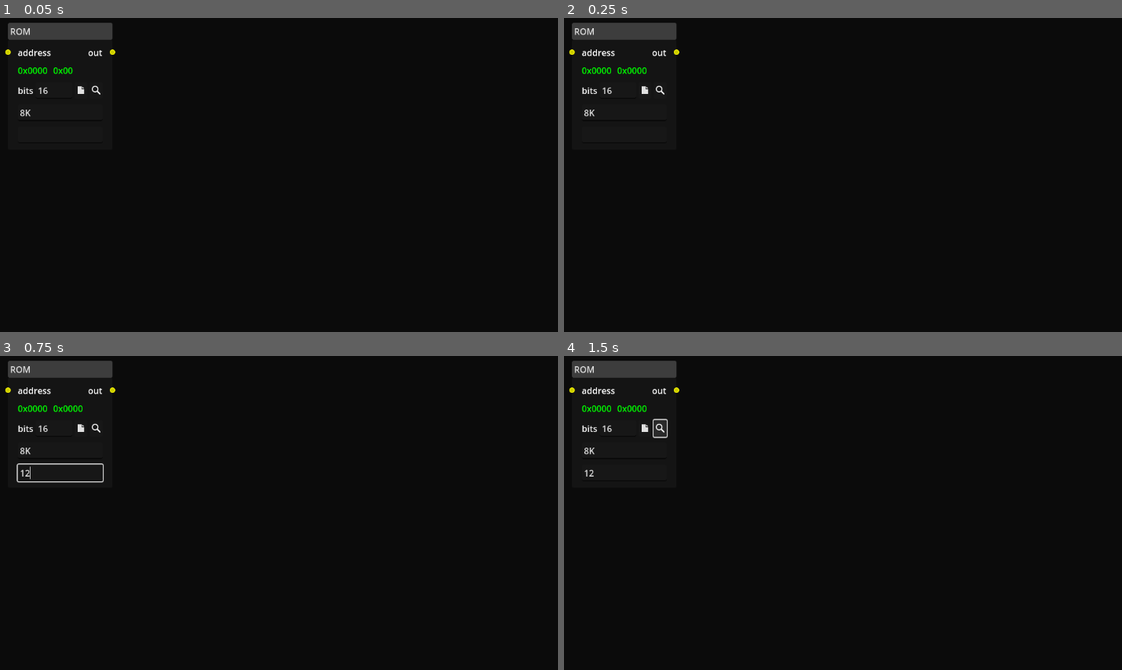
Above: before the commit, frames 1-4 (two rows, left to right).
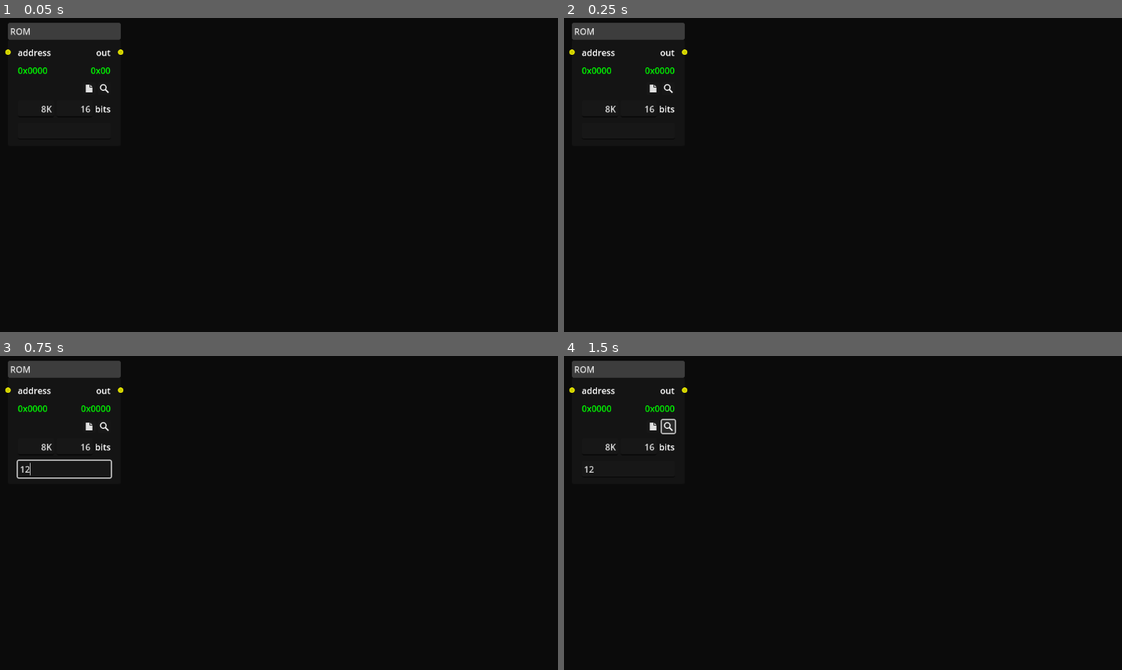
Above: after the commit, the same moments.

Repository: andrew-wilkes/logic-simulator-2
Game: Godot game, scene res://parts/ROM.tscn
Two runs of this game, one before a commit and one after it. Both use one fixed random seed, a clock stepped at 60 frames per second and the inputs below. This scene is started directly instead of the project's main scene.
Inputs (mouse positions are in pixels of both pictures, inside the frame that each line leads up to; where the layout moved, square brackets give the same spot in the first picture):
- Up to frame 1 (0.05 s): no input
- Up to frame 2 (0.25 s): no input
- Up to frame 3 (0.75 s): click (61, 472) at 0.52 s; type "12" at 0.6 s
- Up to frame 4 (1.5 s): click (670, 425) [658, 428] at 1.25 s

The runs differ from the first frame. In frame 1, 0.5% of the frame differs, in the area x 3-23%, y 1-32%; in frame 2, 0.6%; in frame 3, 1.0%, in the area x 2-23%, y 1-41%; in frame 4, 0.7%.
Error in both runs: Invalid call. Nonexistent function 'open_memory_manager' in base 'Object (Controller)'. (res://parts/ROM.gd:50)

Commit message:
Add Inspect button to RAM part

Diff:
--- a/src/parts/RAM.gd
+++ b/src/parts/RAM.gd
@@ -33,7 +33,7 @@
 
 func show_bits():
 		%Bits.text = str(data.bits)
-		$Size.text = data.size
+		%Size.text = data.size
 
 
 func evaluate_output_level(port, level):
@@ -83,3 +83,7 @@
 func update_display():
 	%Address.text = get_display_hex_value(current_address)
 	%Data.text = get_display_hex_value(values[current_address])
+
+
+func _on_inspect_button_pressed():
+	controller.open_memory_manager(self)
--- a/src/parts/RAM.tscn
+++ b/src/parts/RAM.tscn
@@ -1,12 +1,13 @@
-[gd_scene load_steps=3 format=3 uid="uid://fq11eexr4mqb"]
+[gd_scene load_steps=4 format=3 uid="uid://fq11eexr4mqb"]
 
 [ext_resource type="PackedScene" uid="uid://b1q1tvqg3cnqm" path="res://scenes/simple_highlighted_text_entry.tscn" id="2_6s67a"]
+[ext_resource type="Texture2D" uid="uid://cw2tglp5libd3" path="res://assets/parts/inspect.png" id="2_lsi0j"]
 [ext_resource type="Script" path="res://parts/RAM.gd" id="3_5jrxe"]
 
 [node name="RAM" type="GraphNode"]
 offset_left = 44.0
 offset_top = 50.0
-offset_right = 180.0
+offset_right = 251.0
 offset_bottom = 352.0
 mouse_filter = 1
 title = "RAM"
@@ -14,21 +15,21 @@
 slot/0/left_type = 1
 slot/0/left_color = Color(1, 1, 0, 1)
 slot/0/left_icon = null
-slot/0/right_enabled = true
+slot/0/right_enabled = false
 slot/0/right_type = 1
 slot/0/right_color = Color(1, 1, 0, 1)
 slot/0/right_icon = null
 slot/0/draw_stylebox = true
-slot/1/left_enabled = false
+slot/1/left_enabled = true
 slot/1/left_type = 1
 slot/1/left_color = Color(1, 1, 0, 1)
 slot/1/left_icon = null
-slot/1/right_enabled = false
+slot/1/right_enabled = true
 slot/1/right_type = 1
 slot/1/right_color = Color(1, 1, 0, 1)
 slot/1/right_icon = null
 slot/1/draw_stylebox = true
-slot/2/left_enabled = true
+slot/2/left_enabled = false
 slot/2/left_type = 1
 slot/2/left_color = Color(1, 1, 0, 1)
 slot/2/left_icon = null
@@ -37,9 +38,9 @@
 slot/2/right_color = Color(0, 0, 1, 1)
 slot/2/right_icon = null
 slot/2/draw_stylebox = true
-slot/3/left_enabled = false
-slot/3/left_type = 1
-slot/3/left_color = Color(1, 1, 0, 1)
+slot/3/left_enabled = true
+slot/3/left_type = 0
+slot/3/left_color = Color(1, 1, 1, 1)
 slot/3/left_icon = null
 slot/3/right_enabled = false
 slot/3/right_type = 0
@@ -55,7 +56,7 @@
 slot/4/right_color = Color(1, 1, 1, 1)
 slot/4/right_icon = null
 slot/4/draw_stylebox = true
-slot/5/left_enabled = true
+slot/5/left_enabled = false
 slot/5/left_type = 0
 slot/5/left_color = Color(1, 1, 1, 1)
 slot/5/left_icon = null
@@ -73,33 +74,19 @@
 slot/6/right_color = Color(1, 1, 1, 1)
 slot/6/right_icon = null
 slot/6/draw_stylebox = true
-slot/7/left_enabled = false
-slot/7/left_type = 0
-slot/7/left_color = Color(1, 1, 1, 1)
-slot/7/left_icon = null
-slot/7/right_enabled = false
-slot/7/right_type = 0
-slot/7/right_color = Color(1, 1, 1, 1)
-slot/7/right_icon = null
-slot/7/draw_stylebox = true
-slot/8/left_enabled = false
-slot/8/left_type = 0
-slot/8/left_color = Color(1, 1, 1, 1)
-slot/8/left_icon = null
-slot/8/right_enabled = false
-slot/8/right_type = 0
-slot/8/right_color = Color(1, 1, 1, 1)
-slot/8/right_icon = null
-slot/8/draw_stylebox = true
 script = ExtResource("3_5jrxe")
+
+[node name="L1" type="Label" parent="."]
+layout_mode = 2
+text = "in"
 
 [node name="HB" type="HBoxContainer" parent="."]
 layout_mode = 2
 tooltip_text = "Address"
 
-[node name="L1" type="Label" parent="HB"]
+[node name="L" type="Label" parent="HB"]
 layout_mode = 2
-text = "in"
+text = "address"
 
 [node name="L2" type="Label" parent="HB"]
 layout_mode = 2
@@ -107,20 +94,10 @@
 text = "out"
 horizontal_alignment = 2
 
-[node name="Data" type="Label" parent="."]
-unique_name_in_owner = true
+[node name="HB3" type="HBoxContainer" parent="."]
 layout_mode = 2
-tooltip_text = "Data"
-mouse_filter = 1
-theme_override_colors/font_color = Color(0, 1, 0, 1)
-text = "0x00"
-horizontal_alignment = 2
 
-[node name="L" type="Label" parent="."]
-layout_mode = 2
-text = "address"
-
-[node name="Address" type="Label" parent="."]
+[node name="Address" type="Label" parent="HB3"]
 unique_name_in_owner = true
 layout_mode = 2
 tooltip_text = "Address"
@@ -128,33 +105,56 @@
 theme_override_colors/font_color = Color(0, 1, 0, 1)
 text = "0x0000"
 
+[node name="Data" type="Label" parent="HB3"]
+unique_name_in_owner = true
+layout_mode = 2
+size_flags_horizontal = 3
+tooltip_text = "Data"
+mouse_filter = 1
+theme_override_colors/font_color = Color(0, 1, 0, 1)
+text = "0x00"
+horizontal_alignment = 2
+
 [node name="L2" type="Label" parent="."]
 layout_mode = 2
 text = "load"
 
-[node name="L3" type="Label" parent="."]
+[node name="HB4" type="HBoxContainer" parent="."]
 layout_mode = 2
+
+[node name="L3" type="Label" parent="HB4"]
+layout_mode = 2
+size_flags_horizontal = 3
 text = "clk"
+
+[node name="InspectButton" type="Button" parent="HB4"]
+layout_mode = 2
+tooltip_text = "Inspect memory"
+icon = ExtResource("2_lsi0j")
 
 [node name="HB2" type="HBoxContainer" parent="."]
 layout_mode = 2
 tooltip_text = "Address"
 
+[node name="Size" parent="HB2" instance=ExtResource("2_6s67a")]
+unique_name_in_owner = true
+layout_mode = 2
+text = "8K"
+alignment = 2
+
 [node name="Bits" parent="HB2" instance=ExtResource("2_6s67a")]
 unique_name_in_owner = true
 layout_mode = 2
+alignment = 2
 
 [node name="L1" type="Label" parent="HB2"]
 layout_mode = 2
 text = "bits"
 
-[node name="Size" parent="." instance=ExtResource("2_6s67a")]
-layout_mode = 2
-text = "8K"
-
 [node name="Tag" type="LineEdit" parent="."]
 layout_mode = 2
 expand_to_text_length = true
 
+[connection signal="pressed" from="HB4/InspectButton" to="." method="_on_inspect_button_pressed"]
+[connection signal="text_submitted" from="HB2/Size" to="." method="_on_size_text_submitted"]
 [connection signal="text_submitted" from="HB2/Bits" to="." method="_on_bits_text_submitted"]
-[connection signal="text_submitted" from="Size" to="." method="_on_size_text_submitted"]
--- a/src/parts/ROM.tscn
+++ b/src/parts/ROM.tscn
@@ -9,7 +9,7 @@
 [node name="ROM" type="GraphNode"]
 offset_left = 32.0
 offset_top = 22.0
-offset_right = 170.0
+offset_right = 239.0
 offset_bottom = 224.0
 mouse_filter = 1
 title = "ROM"
@@ -90,6 +90,7 @@
 [node name="Data" type="Label" parent="HB3"]
 unique_name_in_owner = true
 layout_mode = 2
+size_flags_horizontal = 3
 tooltip_text = "Data"
 mouse_filter = 1
 theme_override_colors/font_color = Color(0, 1, 0, 1)
@@ -100,12 +101,7 @@
 layout_mode = 2
 tooltip_text = "Address"
 
-[node name="L1" type="Label" parent="HB2"]
-layout_mode = 2
-text = "bits"
-
-[node name="Bits" parent="HB2" instance=ExtResource("2_m5gr6")]
-unique_name_in_owner = true
+[node name="Sp" type="Control" parent="HB2"]
 layout_mode = 2
 size_flags_horizontal = 3
 
@@ -118,9 +114,24 @@
 tooltip_text = "Inspect memory"
 icon = ExtResource("4_8wfa5")
 
-[node name="Size" parent="." instance=ExtResource("2_m5gr6")]
+[node name="HB" type="HBoxContainer" parent="."]
+layout_mode = 2
+
+[node name="Size" parent="HB" instance=ExtResource("2_m5gr6")]
+unique_name_in_owner = true
 layout_mode = 2
 text = "8K"
+alignment = 2
+
+[node name="Bits" parent="HB" instance=ExtResource("2_m5gr6")]
+unique_name_in_owner = true
+layout_mode = 2
+size_flags_horizontal = 3
+alignment = 2
+
+[node name="L1" type="Label" parent="HB"]
+layout_mode = 2
+text = "bits"
 
 [node name="Tag" type="LineEdit" parent="."]
 layout_mode = 2
@@ -128,8 +139,8 @@
 
 [node name="DataLoader" parent="." instance=ExtResource("3_7fm2r")]
 
-[connection signal="text_submitted" from="HB2/Bits" to="." method="_on_bits_text_submitted"]
 [connection signal="pressed" from="HB2/FileButton" to="." method="_on_file_button_pressed"]
 [connection signal="pressed" from="HB2/InspectButton" to="." method="_on_inspect_button_pressed"]
-[connection signal="text_submitted" from="Size" to="." method="_on_size_text_submitted"]
+[connection signal="text_submitted" from="HB/Size" to="." method="_on_size_text_submitted"]
+[connection signal="text_submitted" from="HB/Bits" to="." method="_on_bits_text_submitted"]
 [connection signal="loaded_data" from="DataLoader" to="." method="loaded_data"]
